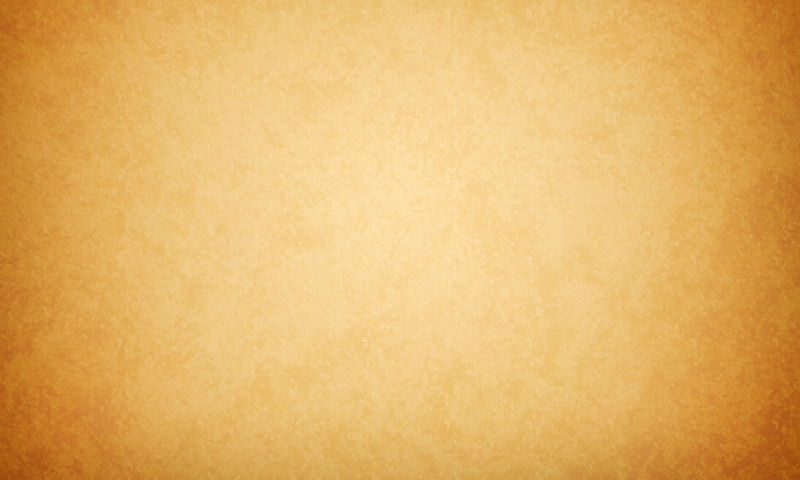
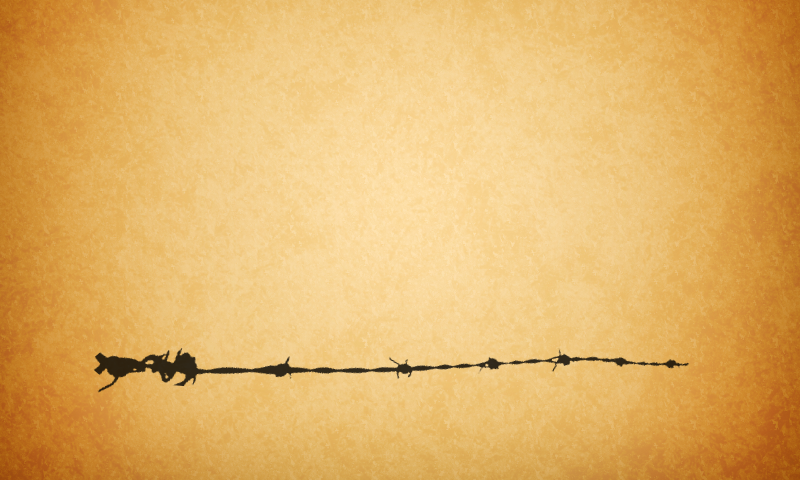
Comparing the layer stacks of the two 800px x 480px images. Changes:
added layer "New Layer" (80%) above "Background" over [93, 347, 690, 393]
